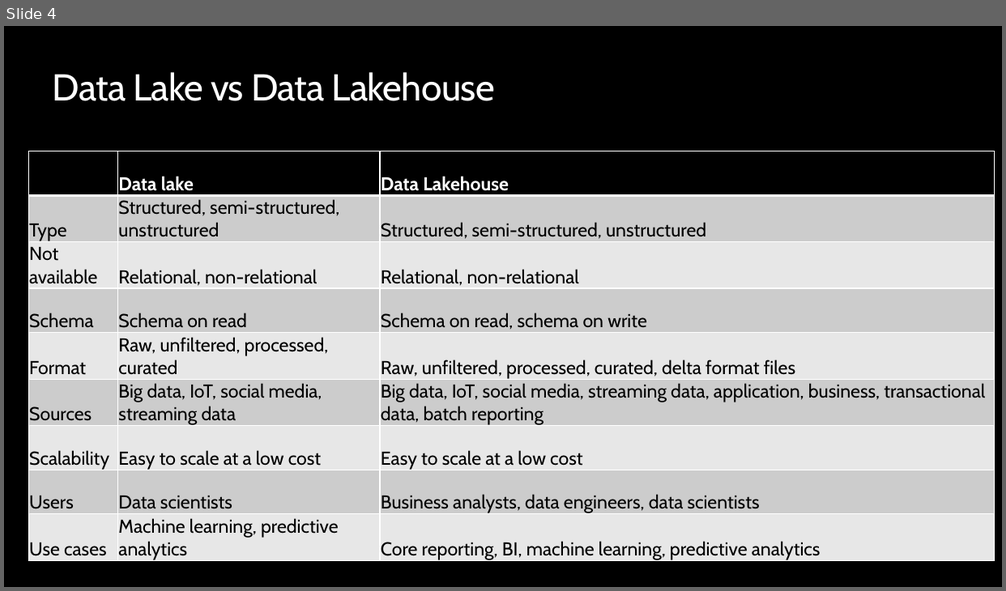
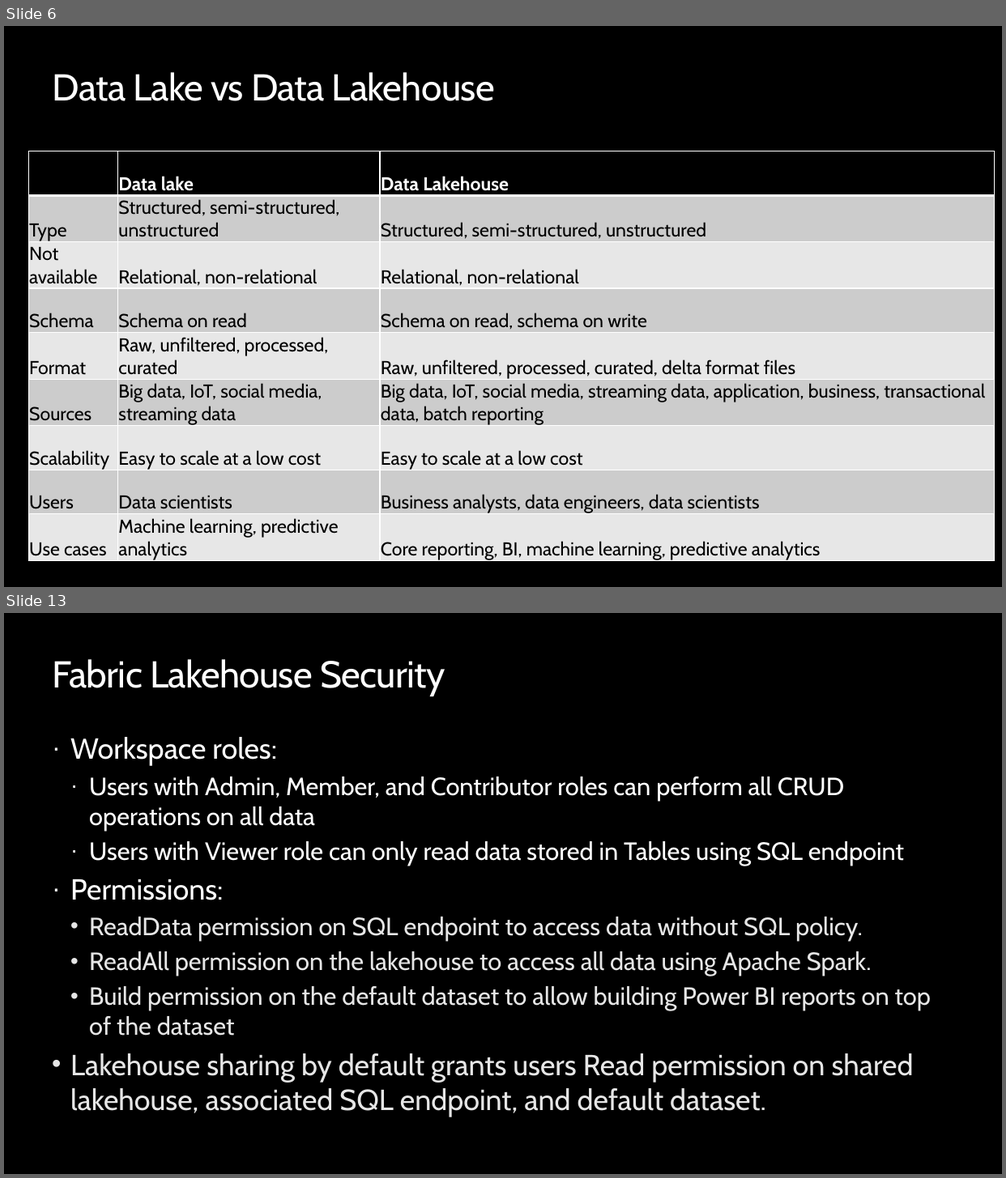
Before and after one commit to opsgility/fabric, a slide deck: slides/Dantoni-Opsgility-MSFabric-Module4.pptx. Shown one above the other, each under a label of ours: slide 4 before the commit, slides 6 and 13 after it; the slides between them are not shown. The pictures are 1006x591 and 1006x1178 pixels, drawn with LibreOffice and Linux fonts; fonts in the diff are those of the drawing; background and template pictures are left out. Boxes give left, top, right and bottom in pixels: in the first picture for what was removed or moved away, otherwise in the second. Text is boxed around its words. In the diff, an @@ line names an element or a change of style, - is before the commit and + after.

```diff
--- a/slides/Dantoni-Opsgility-MSFabric-Module4.pptx
+++ b/slides/Dantoni-Opsgility-MSFabric-Module4.pptx
@@ slide 13 added at <box>4,613,1002,1174</box>, background #000000 @@
@@ title added at <box>52,659,445,696</box>, 36 pt, text #FFFFFF @@
+Fabric Lakehouse Security
@@ text added at <box>70,737,931,1118</box>, 24 pt, text #E6E6E6 @@
+· Workspace roles:
+  · Users with Admin, Member, and Contributor roles can perform all CRUD operations on all data
+  · Users with Viewer role can only read data stored in Tables using SQL endpoint
+· Permissions:
+  • ReadData permission on SQL endpoint to access data without SQL policy.
+  • ReadAll permission on the lakehouse to access all data using Apache Spark.
+  • Build permission on the default dataset to allow building Power BI reports on top of the dataset
+• Lakehouse sharing by default grants users Read permission on shared lakehouse, associated SQL endpoint, and default dataset.
@@ what was slide 4 is now slide 6 @@
```
Also in this commit, not shown: 3 slides changed, 7 other slides added, 2 slides removed, 4 other files.
